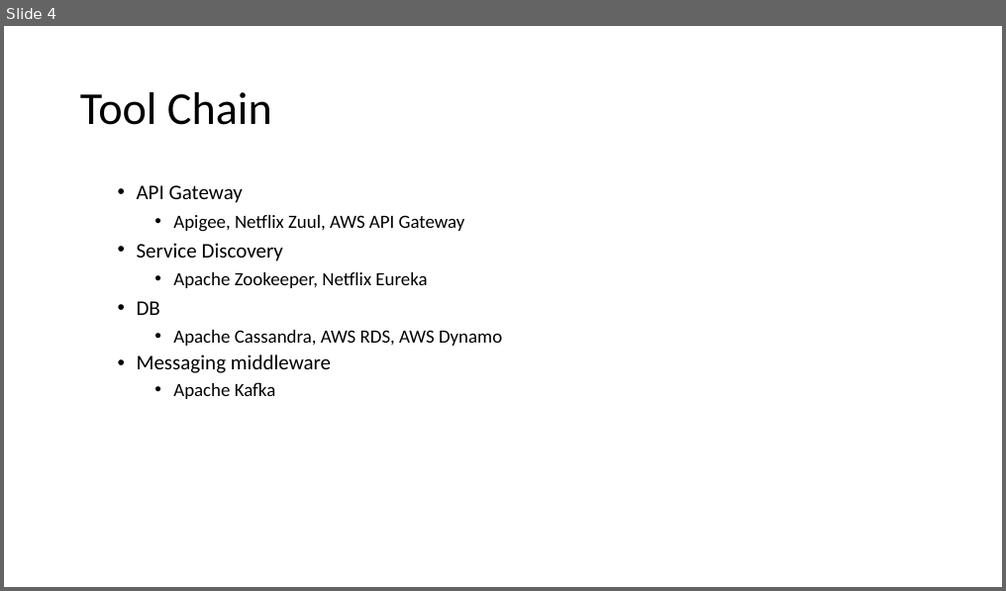
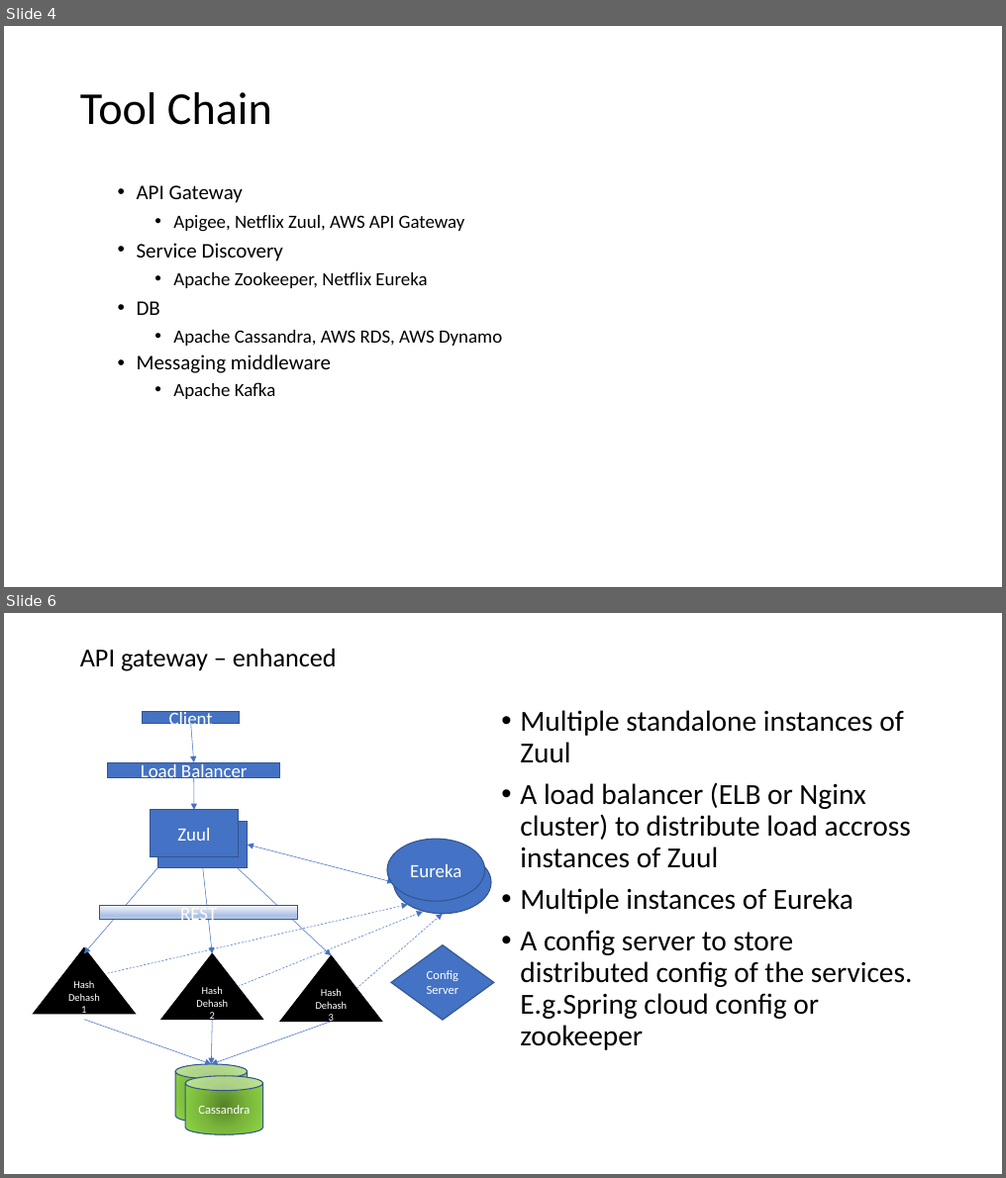
Before and after one commit to mustafa3009/projectX, a slide deck: doc/Scaling-Options.pptx. Shown one above the other, each under a label of ours: slide 4 before the commit, slides 4 and 6 after it; the slides between them are not shown. The pictures are 1006x591 and 1006x1178 pixels, drawn with LibreOffice and Linux fonts; fonts in the diff are those of the drawing. Boxes give left, top, right and bottom in pixels: in the first picture for what was removed or moved away, otherwise in the second. Text is boxed around its words. In the diff, an @@ line names an element or a change of style, - is before the commit and + after.

```diff
--- a/doc/Scaling-Options.pptx
+++ b/doc/Scaling-Options.pptx
@@ slide 6 added at [4, 613, 1002, 1174], background #FFFFFF @@
@@ title added at [80, 648, 337, 671], 25 pt, text #000000 @@
+API gateway – enhanced
@@ rectangle added at [142, 711, 239, 723], fill #4472C4, outline #325491 1 pt, 18 pt, text #FFFFFF @@
+Client
@@ arrow added from (191, 724) to (194, 762), #4472C4 0.5 pt @@
@@ text added at [520, 710, 912, 1051], 28 pt, text #000000 @@
+• Multiple standalone instances of Zuul
+• A load balancer (ELB or Nginx cluster) to distribute load accross instances of Zuul
+• Multiple instances of Eureka
+• A config server to store distributed config of the services. E.g.Spring cloud config or zookeeper
@@ rectangle added at [107, 762, 280, 777], fill #4472C4, outline #325491 1 pt, 18 pt, text #FFFFFF @@
+Load Balancer
@@ arrow added from (194, 777) to (194, 810), #4472C4 0.5 pt @@
@@ rectangle added at [150, 810, 239, 858], fill #4472C4, outline #325491 1 pt, 18 pt, text #FFFFFF @@
+Zuul
@@ rectangle added at [158, 821, 248, 868], fill #4472C4, outline #325491 1 pt, 18 pt, text #FFFFFF @@
+Zuul
@@ double arrow added from (248, 845) to (393, 882), #4472C4 0.5 pt @@
@@ ellipse added at [387, 839, 484, 901], fill #4472C4, outline #325491 1 pt, 18 pt, text #FFFFFF @@
+Eureka
@@ arrow added from (162, 861) to (84, 954), #4472C4 0.5 pt @@
@@ arrow added from (203, 868) to (212, 954), #4472C4 0.5 pt @@
@@ arrow added from (238, 868) to (331, 956), #4472C4 0.5 pt @@
@@ ellipse added at [393, 851, 491, 913], fill #4472C4, outline #325491 1 pt, 18 pt, text #FFFFFF @@
+Eureka
@@ rectangle added at [100, 906, 297, 920], fill gradient #F6F8FC to #ABC0E4 to #C7D5ED, outline #325491 1 pt, 18 pt, text #FFFFFF @@
+REST
@@ arrow added from (107, 973) to (408, 905), #4472C4 0.5 pt dashed @@
@@ arrow added from (238, 986) to (423, 912), #4472C4 0.5 pt dashed @@
@@ arrow added from (356, 989) to (443, 914), #4472C4 0.5 pt dashed @@
@@ triangle added at [33, 949, 135, 1014], fill #000000, outline #000000 1 pt, 10 pt, text #FFFFFF @@
+Hash Dehash 1
@@ triangle added at [161, 954, 263, 1020], fill #000000, outline #000000 1 pt, 10 pt, text #FFFFFF @@
+Hash Dehash 2
@@ triangle added at [280, 956, 382, 1022], fill #000000, outline #000000 1 pt, 10 pt, text #FFFFFF @@
+Hash Dehash 3
@@ diamond added at [391, 946, 494, 1020], fill #4472C4, outline #325491 1 pt, 12 pt, text #FFFFFF @@
+Config Server
@@ arrow added from (84, 1020) to (211, 1064), #4472C4 0.5 pt @@
@@ arrow added from (212, 1020) to (211, 1064), #4472C4 0.5 pt @@
@@ arrow added from (331, 1022) to (211, 1064), #4472C4 0.5 pt @@
@@ cylinder added at [175, 1064, 248, 1123], fill gradient #57812A to #7BB73B to #92DA46, outline #325491 1 pt, 12 pt, text #FFFFFF @@
+DB
@@ cylinder added at [185, 1076, 263, 1136], fill gradient #57812A to #7BB73B to #92DA46, outline #325491 1 pt, 12 pt, text #FFFFFF @@
+Cassandra
```
Also in this commit, not shown: 1 other slide added, 10 other files.
